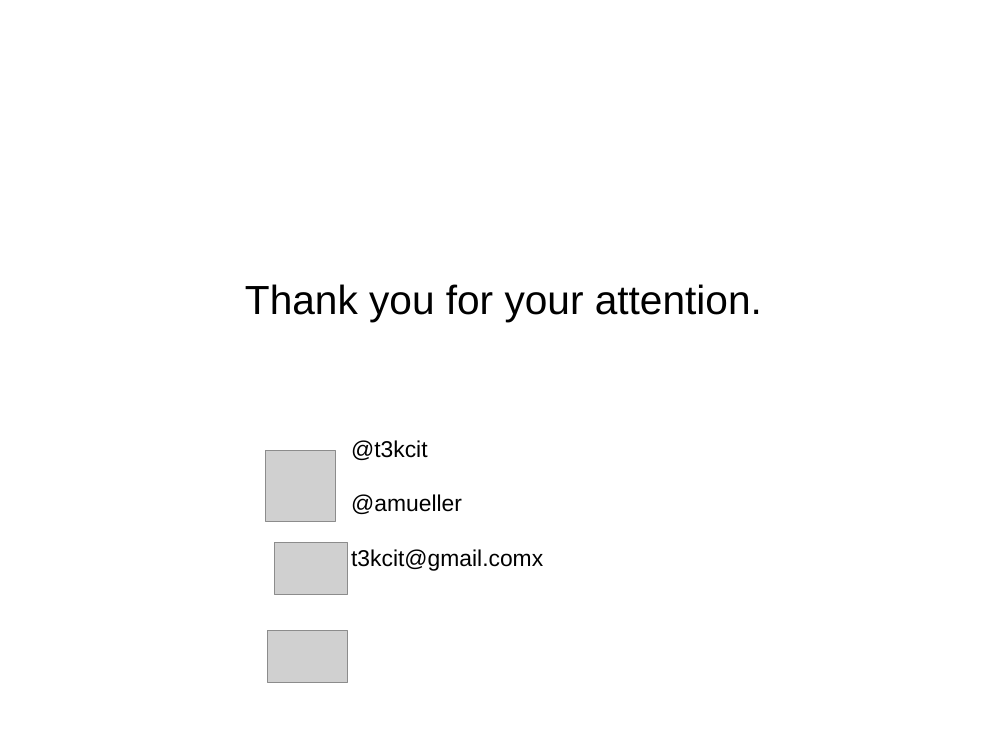
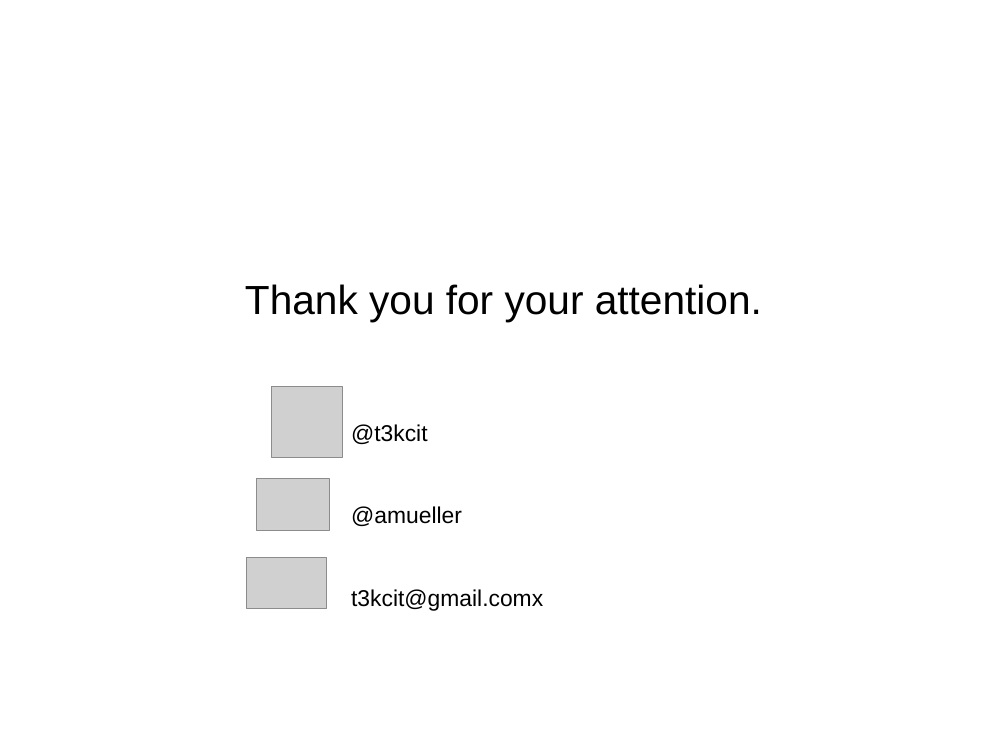
Before and after one commit to amueller/talks_odt, a slide deck: slide 77 of nyc-open-data-2015-andvanced-sklearn.odp (slide 76 before the commit). Drawn at 1008x756 pixels with LibreOffice and Linux fonts; fonts in the diff are those of the drawing; grey boxes stand for pictures. Boxes give left, top, right and bottom in pixels: in the first picture for what was removed or moved away, otherwise in the second. Text is boxed around its words. In the diff, an @@ line names an element or a change of style, - is before the commit and + after.

```diff
--- a/nyc-open-data-2015-andvanced-sklearn.odp
+++ b/nyc-open-data-2015-andvanced-sklearn.odp
@@ picture: place and size @@
-picture at box(268, 631, 348, 682)
+picture at box(272, 387, 342, 457)
@@ text "@t3kcit" rewrapped from box(351, 440, 543, 571) to box(351, 424, 543, 611) @@
@@ picture: place and size @@
-picture at box(265, 451, 336, 521)
+picture at box(256, 478, 329, 531)
@@ picture: place and size @@
-picture at box(274, 542, 348, 595)
+picture at box(247, 558, 327, 609)
```
Also in this commit, not shown: 6 other slides changed, 2 slides added, 1 slide removed.
